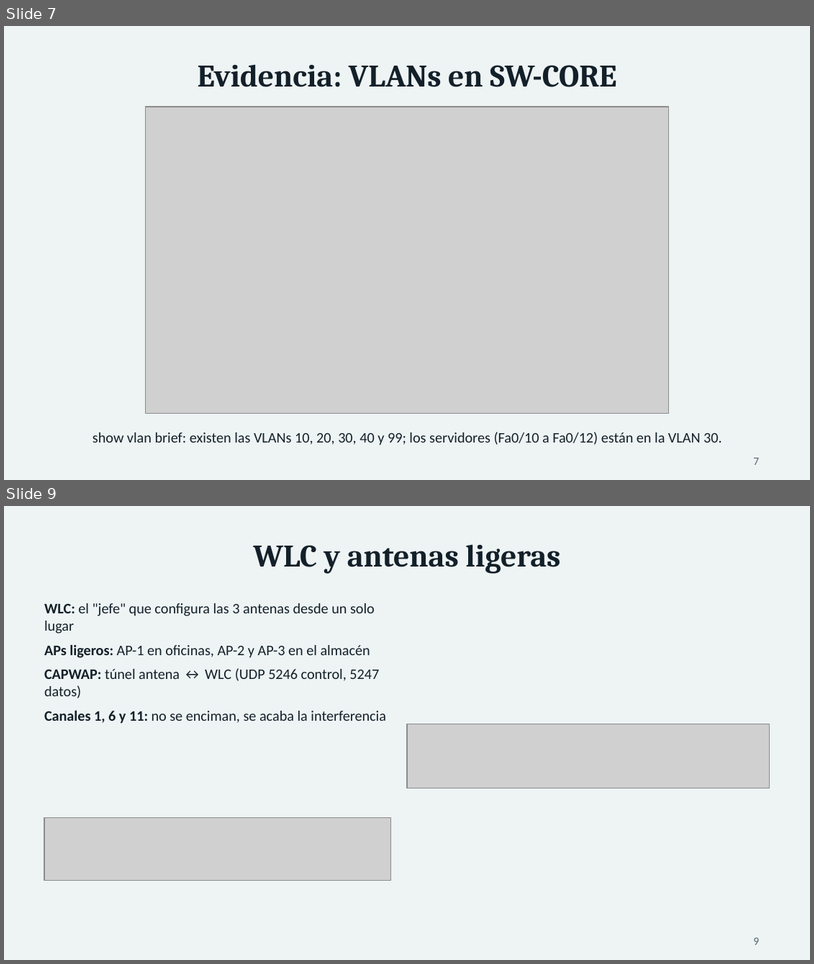
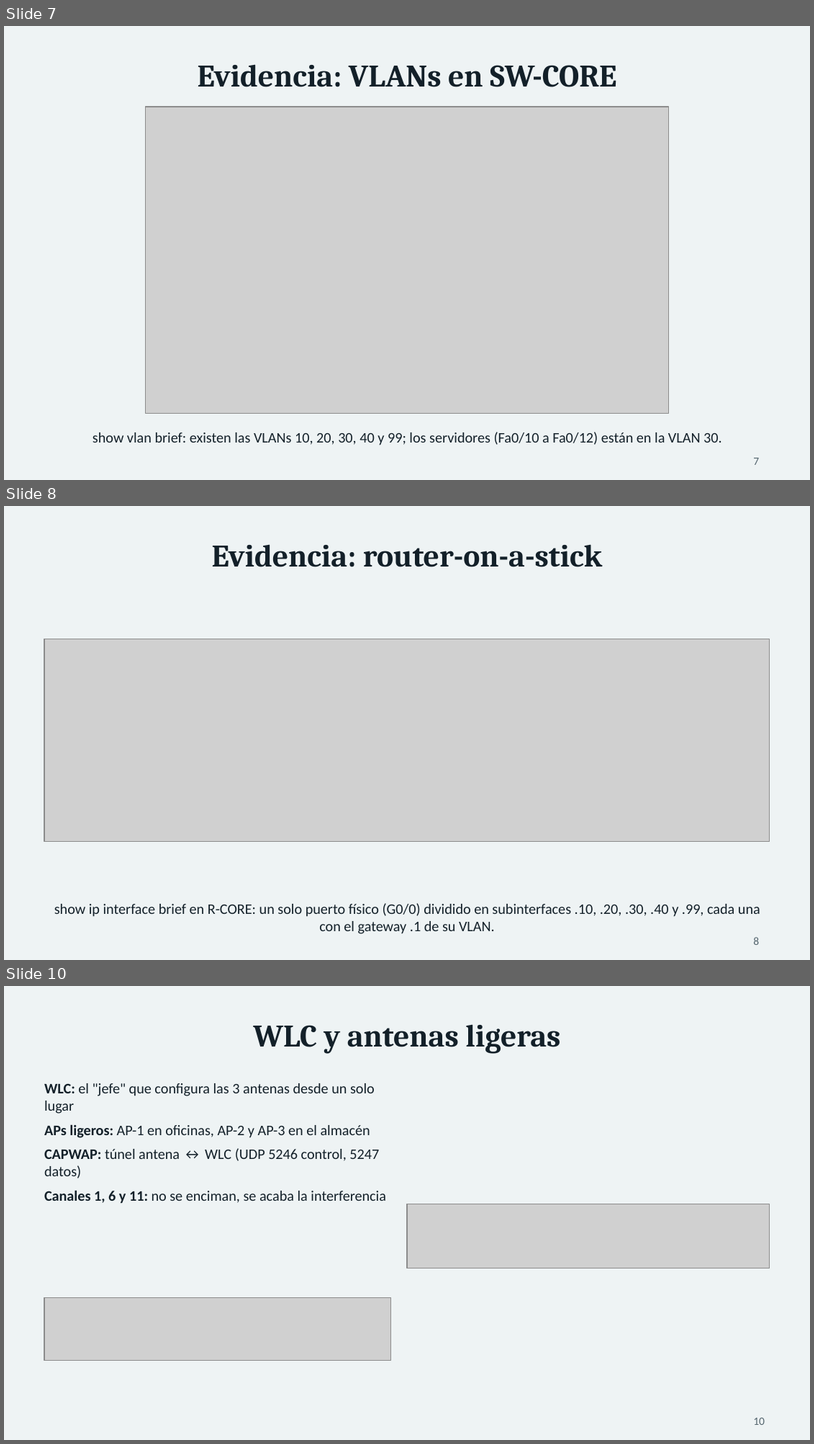
Before and after one commit to USX22/inalambricreds2, a slide deck: entregables/Presentacion_InnovaLogistics.pptx. Shown one above the other, each under a label of ours: slides 7 and 9 before the commit, slides 7, 8 and 10 after it; the slides between them are not shown. The pictures are 814x964 and 814x1444 pixels, drawn with LibreOffice and Linux fonts; fonts in the diff are those of the drawing; grey boxes stand for pictures. Boxes give left, top, right and bottom in pixels: in the first picture for what was removed or moved away, otherwise in the second. Text is boxed around its words. In the diff, an @@ line names an element or a change of style, - is before the commit and + after.

```diff
--- a/entregables/Presentacion_InnovaLogistics.pptx
+++ b/entregables/Presentacion_InnovaLogistics.pptx
@@ slide 8 added at [4,506,810,960], background #EEF3F4 @@
@@ title added at [212,544,602,567], 28 pt, text #132029, bold @@
+Evidencia: router-on-a-stick
@@ picture added at [44,639,770,842] @@
@@ text added at [54,903,761,934], 13 pt, text #132029 @@
+show ip interface brief en R-CORE: un solo puerto físico (G0/0) dividido en subinterfaces .10, .20, .30, .40 y .99, cada una con el gateway .1 de su VLAN.
@@ page number added at [754,937,759,944], 10 pt, text #55666F @@
+8
@@ what was slide 9 is now slide 10 @@
@@ page number at [754,1417,765,1424]: text changed @@
-9
+10
```
Also in this commit, not shown: 2 slides changed, 5 other files.
